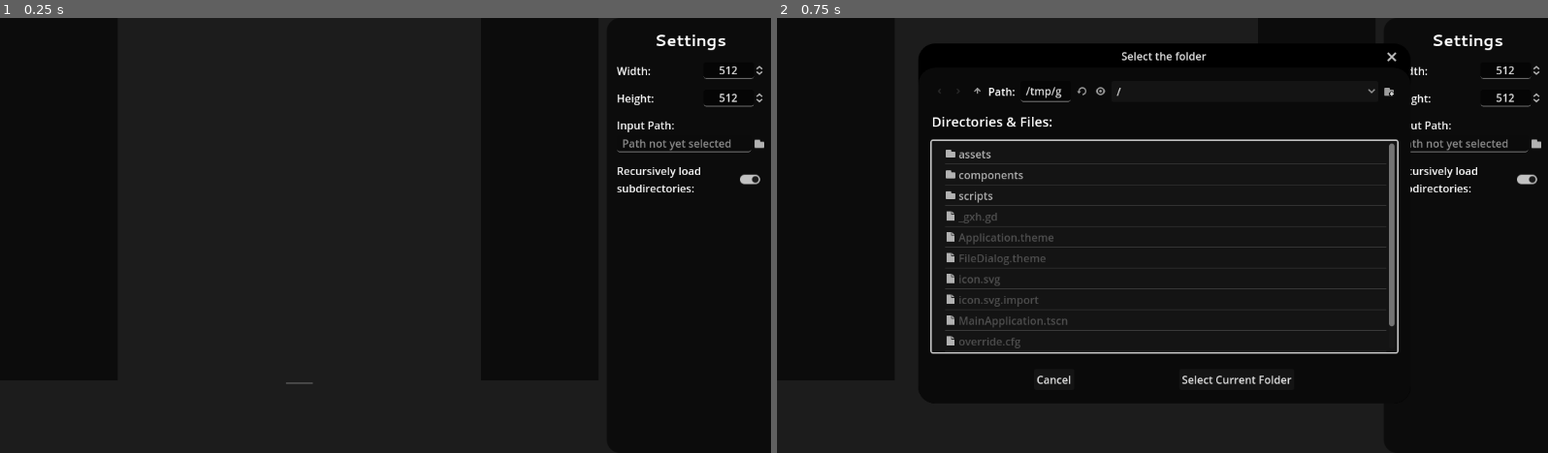
Above: before the commit, frames 1-2 (left to right).
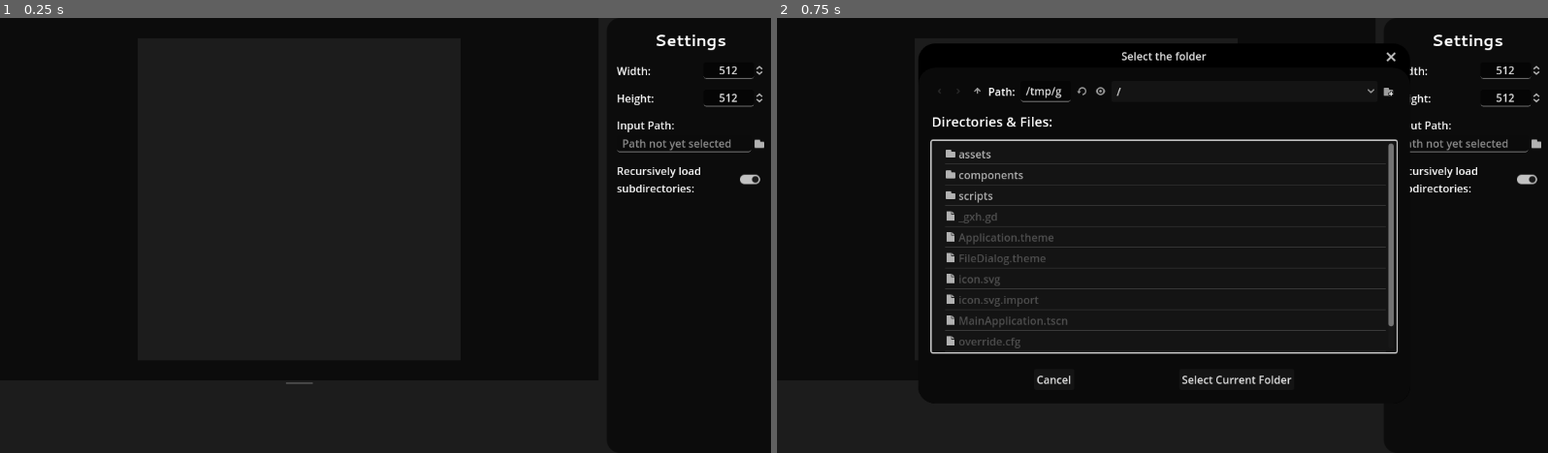
Above: after the commit, the same moments.

Repository: NetroScript/SpeedCrop
Game: Godot game, scene res://MainApplication.tscn
The game is run twice, just before and just after one commit, with the same random seed, the same clock (stepped at 60 frames per second) and the same inputs.
Inputs (mouse positions are in pixels of both pictures, inside the frame that each line leads up to):
- Up to frame 1 (0.25 s): no input
- Up to frame 2 (0.75 s): click (1532, 144) at 0.5 s

The runs differ from the first frame. In frame 2, 0.3% of the frame differs, in the area x 76-83%, y 7-78%.

Commit message:
Generate cropped image, stepping forward + backward, allow image rotate

Diff:
--- a/MainApplication.tscn
+++ b/MainApplication.tscn
@@ -6,6 +6,21 @@
 [ext_resource type="FontFile" uid="uid://dinyhiwiyllcs" path="res://assets/fonts/cantarell/Cantarell-Bold.ttf" id="11_ow6c5"]
 [ext_resource type="Theme" uid="uid://bf7i7i8nhw47o" path="res://FileDialog.theme" id="12_fmmtm"]
 
+[sub_resource type="GDScript" id="GDScript_kfh2f"]
+script/source = "extends VSplitContainer
+
+
+# Called when the node enters the scene tree for the first time.
+func _ready() -> void:
+	pass # Replace with function body.
+
+
+func _gui_input(event: InputEvent) -> void:
+	# When this part is clicked, unfocus all GUI elements
+	if get_viewport().gui_get_focus_owner() != null:
+		get_viewport().gui_get_focus_owner().release_focus()
+"
+
 [sub_resource type="GDScript" id="GDScript_byb03"]
 script/source = "extends AspectRatioContainer
 
@@ -21,7 +36,7 @@
 [sub_resource type="StyleBoxFlat" id="StyleBoxFlat_65bg7"]
 bg_color = Color(0.6, 0.6, 0.6, 0)
 border_width_left = 1024
-border_width_top = 1000
+border_width_top = 1024
 border_width_right = 1024
 border_width_bottom = 1024
 border_color = Color(0, 0, 0, 0.568627)
@@ -54,6 +69,12 @@
 		func(value : float):
 			Application.crop_to_size.x = int(value)
 	)
+
+func _gui_input(event: InputEvent) -> void:
+	# On Escape release focus if owned
+	if event is InputEventKey:
+		if event.keycode == KEY_ESCAPE and has_focus():
+			release_focus()
 "
 
 [sub_resource type="GDScript" id="GDScript_xdud2"]
@@ -71,6 +92,13 @@
 		func(value : float):
 			Application.crop_to_size.y = int(value)
 	)
+
+
+func _gui_input(event: InputEvent) -> void:
+	# On Escape release focus if owned
+	if event is InputEventKey:
+		if event.keycode == KEY_ESCAPE and has_focus():
+			release_focus()
 "
 
 [sub_resource type="Image" id="Image_fy5dq"]
@@ -153,6 +181,7 @@
 		func(dir: String):
 			input_path.text = dir
 			Application.entry_path = dir
+			release_focus()
 	)
 
 "
@@ -169,6 +198,12 @@
 
 	toggled.connect(func(value: bool): Application.load_subdirectories = value)
 
+
+func _gui_input(event: InputEvent) -> void:
+	# On Escape release focus if owned
+	if event is InputEventKey:
+		if event.keycode == KEY_ESCAPE and has_focus():
+			release_focus()
 "
 
 [node name="MainPanel" type="PanelContainer"]
@@ -177,6 +212,7 @@
 anchor_bottom = 1.0
 grow_horizontal = 2
 grow_vertical = 2
+mouse_filter = 1
 theme = ExtResource("1_wph70")
 
 [node name="HSplitContainer" type="HSplitContainer" parent="."]
@@ -188,6 +224,7 @@
 theme_override_constants/separation = 8
 theme_override_constants/minimum_grab_thickness = 20
 theme_override_constants/autohide = 0
+script = SubResource("GDScript_kfh2f")
 
 [node name="CenterContainer" type="PanelContainer" parent="HSplitContainer/VSplitContainer"]
 clip_contents = true
@@ -206,16 +243,23 @@
 mouse_filter = 1
 
 [node name="Sprite2D" type="Sprite2D" parent="HSplitContainer/VSplitContainer/CenterContainer/CenterContainer/Control"]
-scale = Vector2(0.322, 0.322)
+scale = Vector2(4.272, 4.272)
 script = ExtResource("3_ncvqp")
 
-[node name="AspectRatioContainer" type="AspectRatioContainer" parent="HSplitContainer/VSplitContainer/CenterContainer"]
+[node name="MarginContainer" type="MarginContainer" parent="HSplitContainer/VSplitContainer/CenterContainer"]
 clip_contents = true
+layout_mode = 2
+theme_override_constants/margin_left = 30
+theme_override_constants/margin_top = 30
+theme_override_constants/margin_right = 30
+theme_override_constants/margin_bottom = 30
+
+[node name="AspectRatioContainer" type="AspectRatioContainer" parent="HSplitContainer/VSplitContainer/CenterContainer/MarginContainer"]
 layout_mode = 2
 mouse_filter = 2
 script = SubResource("GDScript_byb03")
 
-[node name="CutOutArea" type="Panel" parent="HSplitContainer/VSplitContainer/CenterContainer/AspectRatioContainer"]
+[node name="CutOutArea" type="Panel" parent="HSplitContainer/VSplitContainer/CenterContainer/MarginContainer/AspectRatioContainer"]
 unique_name_in_owner = true
 layout_mode = 2
 mouse_filter = 2
--- a/scripts/Application.gd
+++ b/scripts/Application.gd
@@ -68,6 +68,36 @@
 	thread_polling_timer.paused = false
 	thread_polling_timer.start()
 
+func _unhandled_key_input(e: InputEvent) -> void:
+	var event: InputEventKey = e as InputEventKey
+
+	if event == null:
+		return
+
+
+	# Do not do these actions when the GUI has something in focus
+	# So check if currently any GUI has focus
+	if get_viewport().gui_get_focus_owner() != null:
+		return
+
+	if not event.pressed:
+
+		# If the event is either Space or right key, go to the next image
+		if event.keycode == KEY_SPACE || event.keycode == KEY_RIGHT:
+			current_active_index += 1
+		elif event.keycode == KEY_LEFT:
+			current_active_index -= 1
+
+		if currently_active_item:
+
+			# Allow rotating an image
+			if event.keycode == KEY_Q:
+				currently_active_item.rotate(COUNTERCLOCKWISE)
+				current_active_index = current_active_index
+			if event.keycode == KEY_E:
+				currently_active_item.rotate(CLOCKWISE)
+				current_active_index = current_active_index
+
 func _poll_threads() -> void:
 
 	for worker in thread_workers:
@@ -126,12 +156,19 @@
 	post_clear.emit()
 
 class ImageThreadWorkerTask extends Resource:
+
+	enum WORKER_TASKS {LOAD, STORE, CROP}
+
 	var callback: Callable
 	var path: String
-
-	func _init(callback: Callable, path: String) -> void:
+	var task: WORKER_TASKS
+	var data_playload : Dictionary
+
+	func _init(callback: Callable, path: String, task: WORKER_TASKS = WORKER_TASKS.LOAD, payload: Dictionary = {}) -> void:
 		self.path = path
 		self.callback = callback
+		self.task = task
+		self.data_playload = payload
 
 class ImageThreadWorker extends Resource:
 
--- a/scripts/ImageViewManager.gd
+++ b/scripts/ImageViewManager.gd
@@ -18,7 +18,30 @@
 func update_image(image: ProcessedImage) -> void:
 
 	if current_image != null:
-		current_image.was_loaded.disconnect(update_image.bind(image))
+
+		if current_image.was_loaded.is_connected(update_image.bind(image)):
+			current_image.was_loaded.disconnect(update_image.bind(image))
+
+		if current_image != image:
+			# Store our cropping state in the old image
+			# For that pass in the Rect2i which would describe the sub section of the image
+			var image_section_size : Vector2 = cutout_area.size / scale
+
+			# Next is our top left position of the rect
+			# As our internal position always starts of center, we start at the center too, subtract half our size
+			# and then we offset that by our custom additional offset
+			var image_position : Vector2 = size/2 - image_section_size/2 + additional_offset/scale
+
+			# If the image position is less than 0,0 we clamp it
+			if image_position.x < 0:
+				image_position.x = 0
+			if image_position.y < 0:
+				image_position.y = 0
+
+
+			# Now pass on that subrect
+			current_image.export_image(Rect2i(image_position, image_section_size))
+
 
 	current_image = image
 
@@ -27,6 +50,17 @@
 		image.was_loaded.connect(update_image.bind(image))
 
 	texture = image.original_texture
+
+
+	update_positions()
+
+	# If we already previously loaded and unloaded the image, restore the zoom position we had
+	if image.was_already_exported:
+		scale = cutout_area.size / Vector2(image.exported_section.size)
+		additional_offset = -(size/2 - Vector2(image.exported_section.size)/2 - Vector2(image.exported_section.position)) * scale
+
+
+	clamp_position()
 
 func update_positions() -> void:
 	if texture == null:
@@ -49,8 +83,12 @@
 	minimum_zoom = scale_tmp
 	scale = Vector2(scale_tmp, scale_tmp)
 
-func _input(event: InputEvent) -> void:
+func _unhandled_input(event: InputEvent) -> void:
 
+	# Get the current mouse pointer and only containue if it is the moving cursor
+	# (Poverty fix to prevent actions outside this area affecting this)
+	if Input.get_current_cursor_shape() != Input.CURSOR_MOVE:
+		return
 
 	# Check for mouse events to update the position
 
--- a/scripts/ProcessedImage.gd
+++ b/scripts/ProcessedImage.gd
@@ -18,6 +18,8 @@
 var index: int = 0
 
 var is_loading_image: bool = false
+
+var exported_section: Rect2i = Rect2i()
 
 var is_active: bool = false :
 	set(value):
@@ -46,6 +48,16 @@
 			is_loading_image = false
 	)
 
+func rotate(direction: int) -> void:
+	if original_texture == null:
+		return
+
+	var new_image = original_texture.get_image()
+	new_image.rotate_90(direction)
+
+	original_texture = ImageTexture.create_from_image(new_image)
+
+	was_loaded.emit()
 
 func unload_image() -> bool:
 
@@ -56,10 +68,21 @@
 
 	return false
 
-func export_image(position: Rect2) -> bool:
+func export_image(position: Rect2i) -> bool:
 
-	was_already_exported = true
-	was_exported.emit()
+	exported_section = position
+
+	# We now have our image section, where we extract a new image
+	if original_texture != null:
+		var new_image := original_texture.get_image().get_region(position)
+
+		# Now we resize that target region into the crop size we actually want
+		new_image.resize(Application.crop_to_size.x, Application.crop_to_size.y, Image.INTERPOLATE_LANCZOS)
+
+		preview_texture = ImageTexture.create_from_image(new_image)
+
+		was_already_exported = true
+		was_exported.emit()
 	return false
 
 func get_file_name() -> String:
Not shown: 1 places in MainApplication.tscn that only renumber resources
